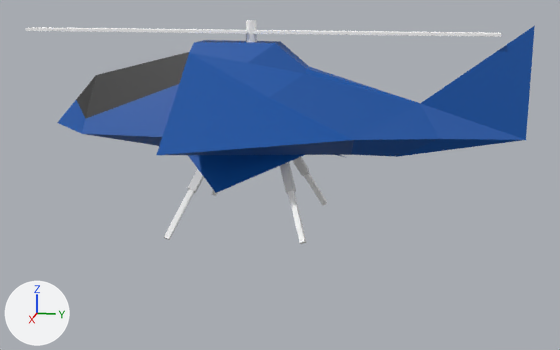
Renders of the glTF model packages/units/blue_might/assets/blue_might.glb from each side of a commit.
Both versions are drawn from a 50 mm lens placed at (1.26, 0.3, 0.389), pointed at (-0.001, 0.048, 0.074). Arrows for +X, +Y and +Z are at lower left; the lights stay in place. The picture after the commit comes second. Where no turn or scale is listed for an object, it has been applied to the vertices. Vertices at exactly the same position are counted once.

Script lines for the objects in view, before the commit:
```python
ob_base = bpy.data.objects.new('base', me_base_001)
ob_base.location = (0.017, -0.035, 0.208)
ob_empty = bpy.data.objects.new('empty', None)
ob_empty.location = (0.0, 0.0, 0.15)
ob_empty.scale = (0.0889, 0.0889, 0.0889)
ob_flap_left = bpy.data.objects.new('flap_left', me_cube_001)
ob_flap_left.parent = ob_empty
ob_flap_left.location = (0.575, 0.233, -0.17)
ob_flap_left.rotation_euler = (-2.112, -0.348, 2.037)  # degrees (-121, -20, 117)
ob_foot_inner_002 = bpy.data.objects.new('foot_inner.002', None)
ob_foot_inner_002.parent = ob_foot_front_left
ob_foot_inner_002.location = (0.0, 0.0, 0.0)
ob_foot_inner_002.rotation_euler = (0.574, 0.0, 0.0)  # degrees (33, 0, 0)
ob_foot_inner_002.scale = (1.0, 1.0, 1.25)
ob_foot_inner_003 = bpy.data.objects.new('foot_inner.003', None)
ob_foot_inner_003.parent = ob_foot_back_left
ob_foot_inner_003.location = (0.0, 0.0, 0.0)
ob_foot_inner_003.rotation_euler = (0.574, 0.0, 0.0)  # degrees (33, 0, 0)
ob_foot_inner_003.scale = (1.0, 1.0, 1.25)
ob_würfel_001 = bpy.data.objects.new('Würfel.001', me_würfel)
ob_würfel_001.parent = ob_rotor
ob_würfel_001.location = (0.0, 2.25, 0.0)
ob_würfel_001.rotation_euler = (0.0, 0.0, 1.571)  # degrees (0, 0, 90)
ob_würfel_001.scale = (2.2, 0.15, 0.025)
ob_würfel_008 = bpy.data.objects.new('Würfel.008', me_würfel_001)
ob_würfel_008.parent = ob_foot_inner_003
ob_würfel_008.location = (0.0, 0.0, -1.29)
ob_würfel_008.scale = (0.05, 0.05, 0.5)
ob_zylinder = bpy.data.objects.new('Zylinder', me_zylinder_001)
ob_zylinder.location = (0.0, 0.0, 0.314)
# me_cube_001
# before: 0 (-1.23, -0.43, 0.17), 1 (1.67, 0.57, -0.23), 2 (-1.07, 0.57, -0.23) at pixel (215, 193)
```
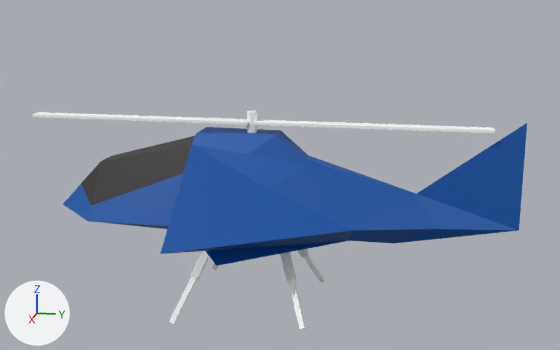
ob_empty is not drawn itself; it is the parent of ob_flap_left, ob_flap_right, ob_foots, ob_rotor.
ob_foot_inner_003 is not drawn itself; it is the parent of ob_würfel_008, ob_würfel_009.
ob_foot_inner_002 is not drawn itself; it is the parent of ob_würfel_006, ob_würfel_007.

Where the change shows, as pixel boxes [x1, y1, x2, y2] in the pictures (560 x 350 px):
'base', moved: before [57, 26, 535, 157]; after [63, 123, 527, 254]
'flap_left', reshaped, moved, turned: before [188, 155, 304, 193]; after [206, 241, 345, 266]
'Würfel.001', moved: before [252, 30, 502, 37]; after [253, 120, 495, 133]
'Würfel', moved: before [25, 27, 248, 33]; after [32, 112, 248, 125]
'Würfel.008', moved, turned: before [288, 190, 306, 244]; after [288, 279, 306, 330]
'Würfel.006', moved, turned: before [164, 189, 194, 240]; after [169, 276, 196, 324]
'Würfel.009', moved, turned: before [280, 162, 296, 194]; after [280, 252, 296, 281]
'Würfel.007', moved, turned: before [188, 169, 204, 193]; after [190, 251, 210, 280]
'Würfel.002', moved: before [304, 173, 327, 206]; after [304, 253, 325, 282]
'Zylinder', moved: before [246, 20, 257, 42]; after [247, 111, 257, 133]
'Würfel.003', moved: before [292, 157, 309, 176]; after [297, 249, 308, 257]
'Würfel.004', moved: before [212, 190, 218, 196]; after [212, 263, 219, 270]

What changed in the scene script:
```text
Change me_cube_001:
    used by ob_flap_left; parent = ob_empty; location = (0.575, 0.233, -0.17); rotation_euler = (-2.112, -0.348, 2.037), in degrees (-121, -20, 117)
    verts and faces of me_cube_001; kept vertices keep their numbers, new ones are numbered from 3
    remove me_cube_001.from_pydata(...)  # 3 vertices, 1 face; spans x -1.23..1.67, y -0.43..0.57, z -0.23..0.17
    add me_cube_001.from_pydata(...)  # 3 vertices, 1 face; spans x -0.59..0.41, y -1.19..1.71, z -0.24..0.16
    me_cube_001 part 1
    add delete_vertices([0, 1, 2])  # with the faces that use them
    add verts[3] = (0.41, -1.19, 0.16)
    add verts[4] = (-0.59, 1.71, -0.24)  # pixel (349, 240)
    add verts[5] = (-0.59, -1.03, -0.24)  # pixel (216, 265)
    add faces += [(3, 4, 5)]
Change ob_empty:
    ob_empty.location: (0.0, 0.0, 0.15) -> (0.0, 0.0, 0.0)
Change ob_base:
    ob_base.location: (0.017, -0.035, 0.208) -> (0.017, -0.035, 0.058)
Change ob_flap_left:
    ob_flap_left.location: (0.575, 0.233, -0.17) -> (0.59, 0.188, -0.164)
    ob_flap_left.rotation_euler: (-2.112, -0.348, 2.037) -> (-0.0319, -2.317, 0.678)  # degrees (-121, -20, 117) -> degrees (-1.8, -133, 39)
Change ob_foot_inner_003:
    ob_foot_inner_003.rotation_euler: (0.574, 0.0, 0.0) -> (0.543, 0.0, 0.0)  # degrees (33, 0, 0) -> degrees (31, 0, 0)
Change ob_würfel_008:
    ob_würfel_008.location: (0.0, 0.0, -1.29) -> (0.0, 0.0, -1.247)
Change ob_foot_inner_002:
    ob_foot_inner_002.rotation_euler: (0.574, 0.0, 0.0) -> (0.543, 0.0, 0.0)  # degrees (33, 0, 0) -> degrees (31, 0, 0)
Change ob_zylinder:
    ob_zylinder.location: (0.0, 0.0, 0.314) -> (0.0, 0.0, 0.164)
```
